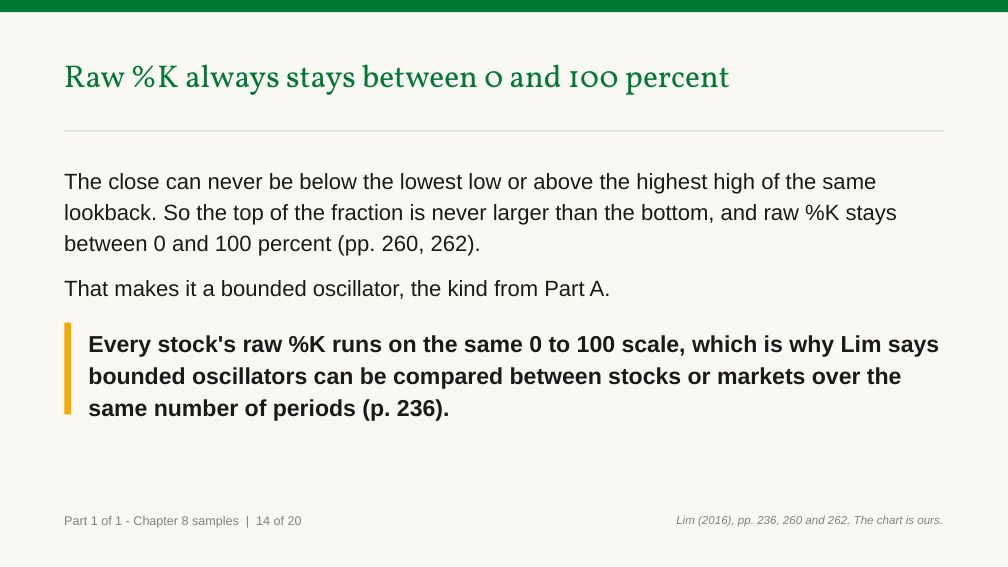
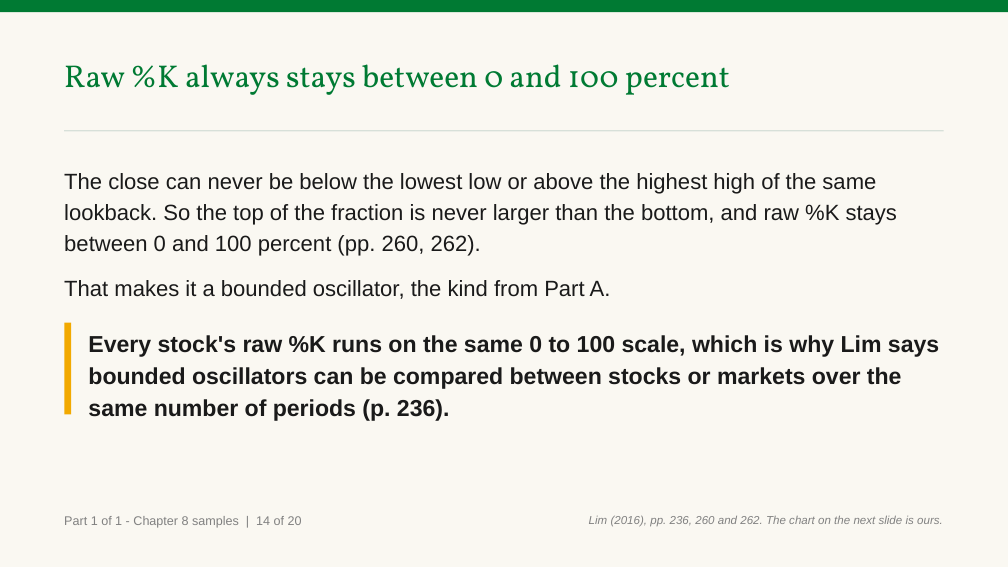
Before and after one commit to benjiesotelo-sudo/Telos_FIN1209, a slide deck: slide 16 of chapter-08/FIN1209-Chapter-08.pptx. Drawn at 1008x567 pixels with LibreOffice and Linux fonts; fonts in the diff are those of the drawing. Boxes give left, top, right and bottom in pixels: in the first picture for what was removed or moved away, otherwise in the second. Text is boxed around its words. In the diff, an @@ line names an element or a change of style, - is before the commit and + after.

```diff
--- a/chapter-08/FIN1209-Chapter-08.pptx
+++ b/chapter-08/FIN1209-Chapter-08.pptx
@@ text at [589, 515, 943, 527]: text changed @@
-Lim (2016), pp. 236, 260 and 262. The chart is ours.
+Lim (2016), pp. 236, 260 and 262. The chart on the next slide is ours.
```
Also in this commit, not shown: 8 other slides changed, 2 other files.
